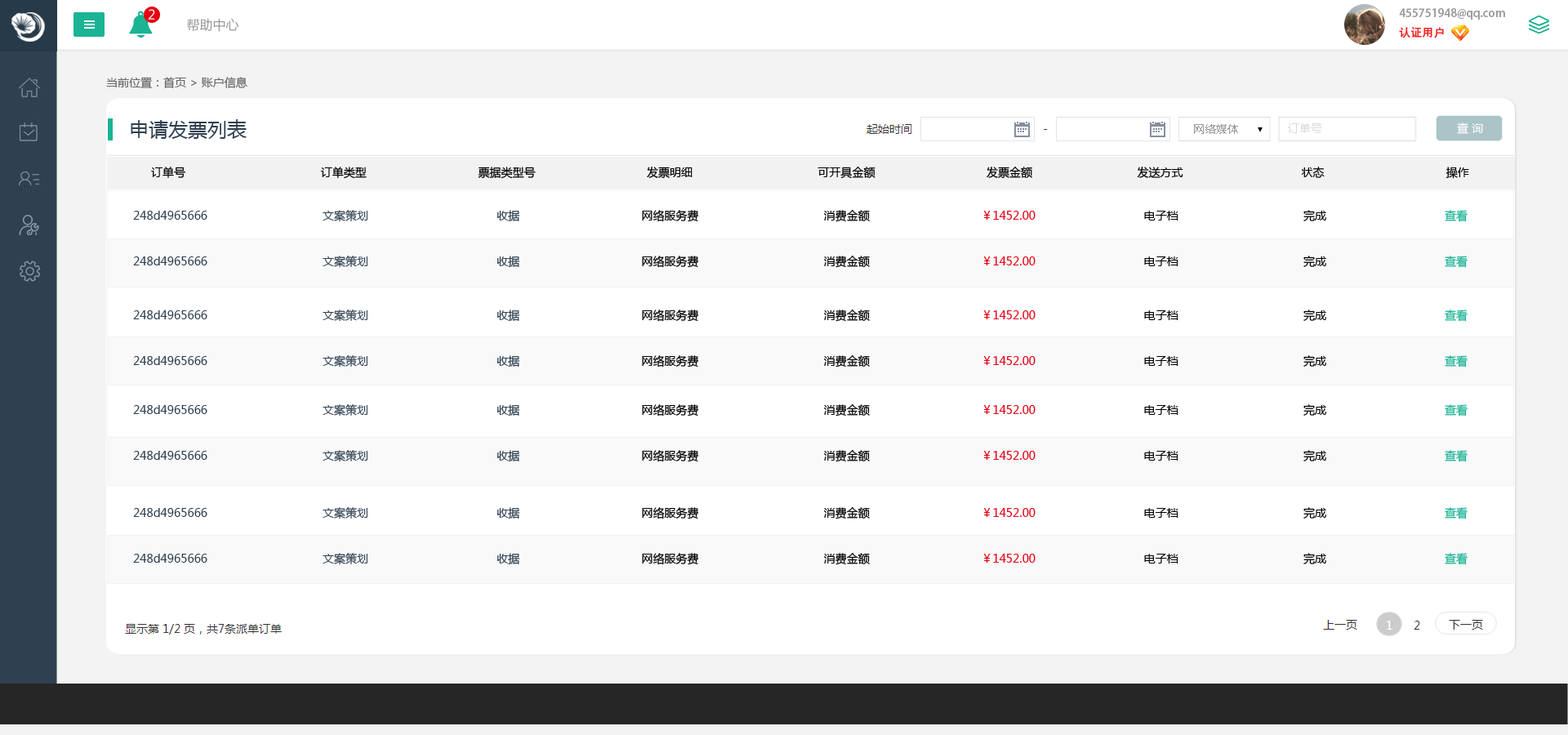
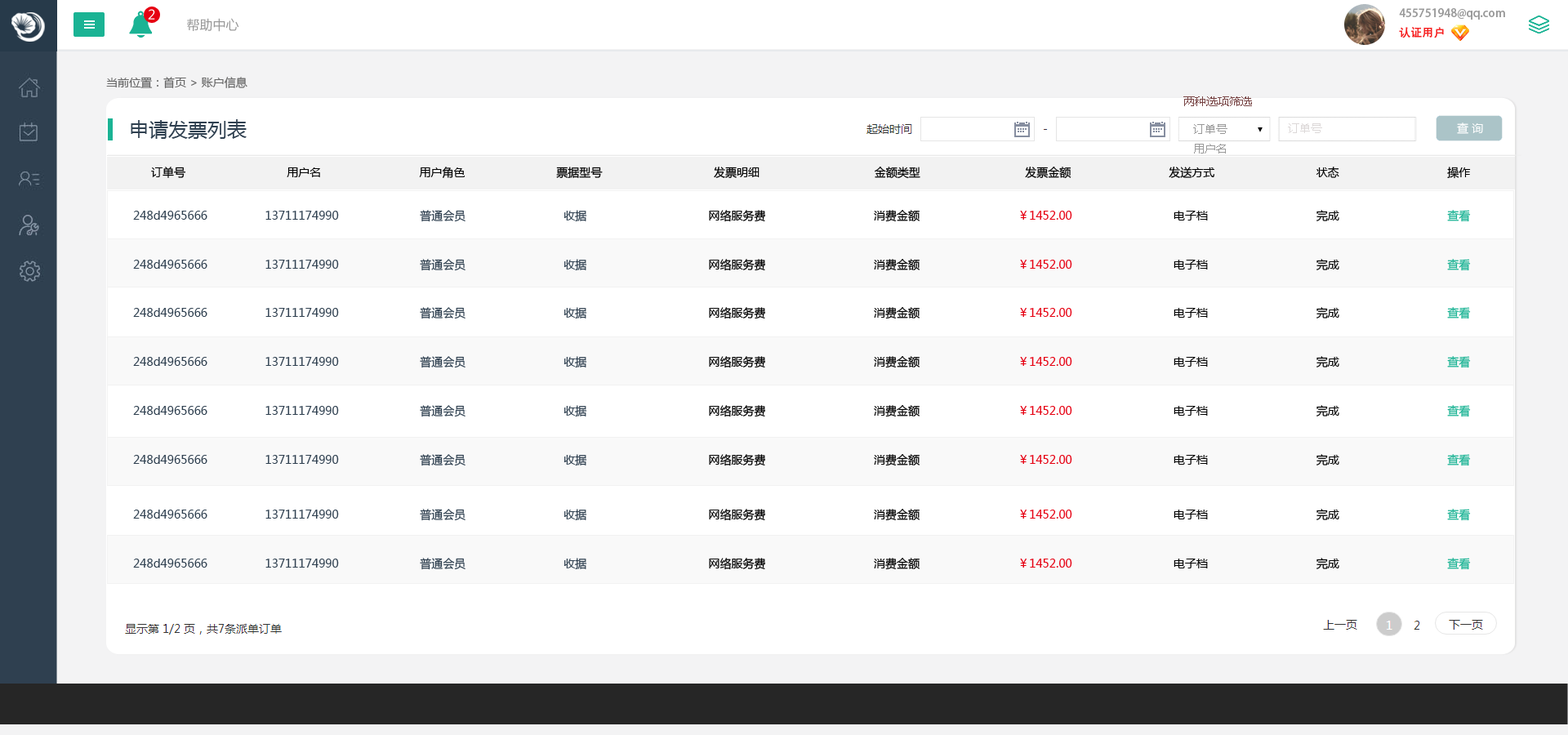
Revision of a layered 1568px x 735px image; what changed, layer by layer:
renamed "248d4965666 文案策划 副本 7" to "248d4965666 13711174990 副本 7", painted on it over (133, 552, 1471, 571)
renamed "248d4965666 文案策划 副本 6" to "248d4965666 13711174990 副本 6", painted on it over (133, 507, 1471, 522)
renamed "248d4965666 文案策划 副本 5" to "248d4965666 13711174990 副本 5", painted on it over (133, 449, 1471, 467)
renamed "248d4965666 文案策划 副本 4" to "248d4965666 13711174990 副本 4", painted on it over (133, 404, 1471, 418)
renamed "248d4965666 文案策划 副本 3" to "248d4965666 13711174990 副本 3", painted on it over (133, 355, 1471, 369)
renamed "248d4965666 文案策划 副本 2" to "248d4965666 13711174990 副本 2", painted on it over (133, 307, 1471, 322)
renamed "248d4965666 文案策划 副本" to "248d4965666 13711174990 副本", painted on it over (133, 255, 1471, 272)
renamed "248d4965666 文案策划" to "248d4965666 13711174990", painted on it over (265, 209, 1471, 223)
renamed "订单号 订单类型" to "订单号 用户名", painted on it over (286, 166, 1471, 179)
added layer "两种选项筛选" in group "组 12" over (1183, 96, 1252, 107)
renamed "网络媒体" to "订单号 用户名", painted on it over (1193, 124, 1239, 154)
